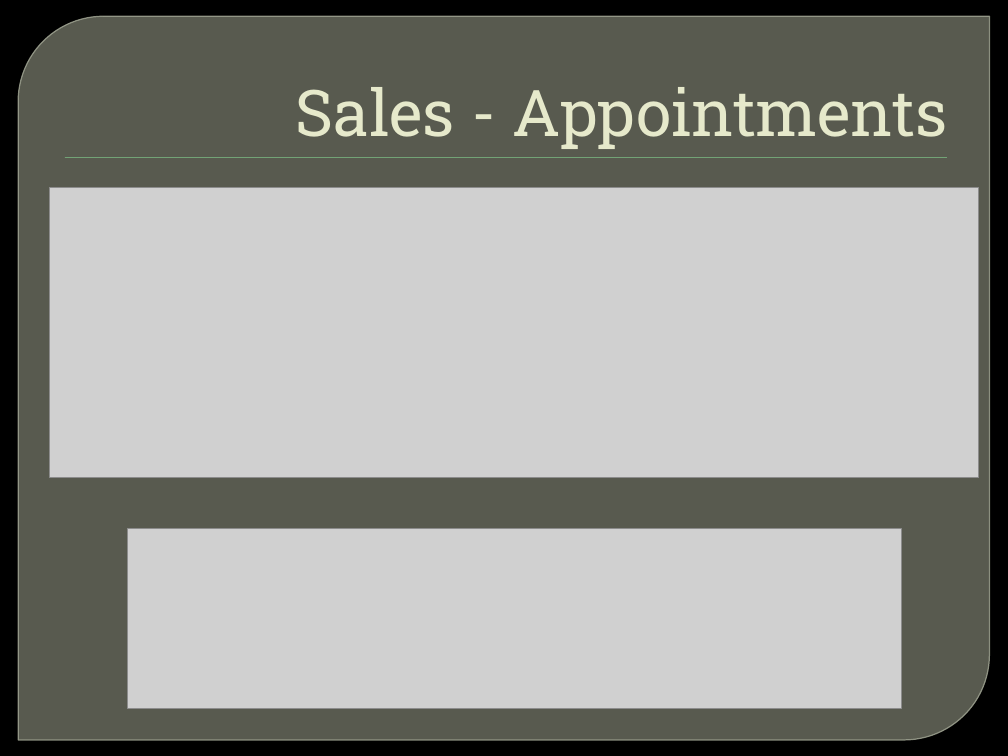
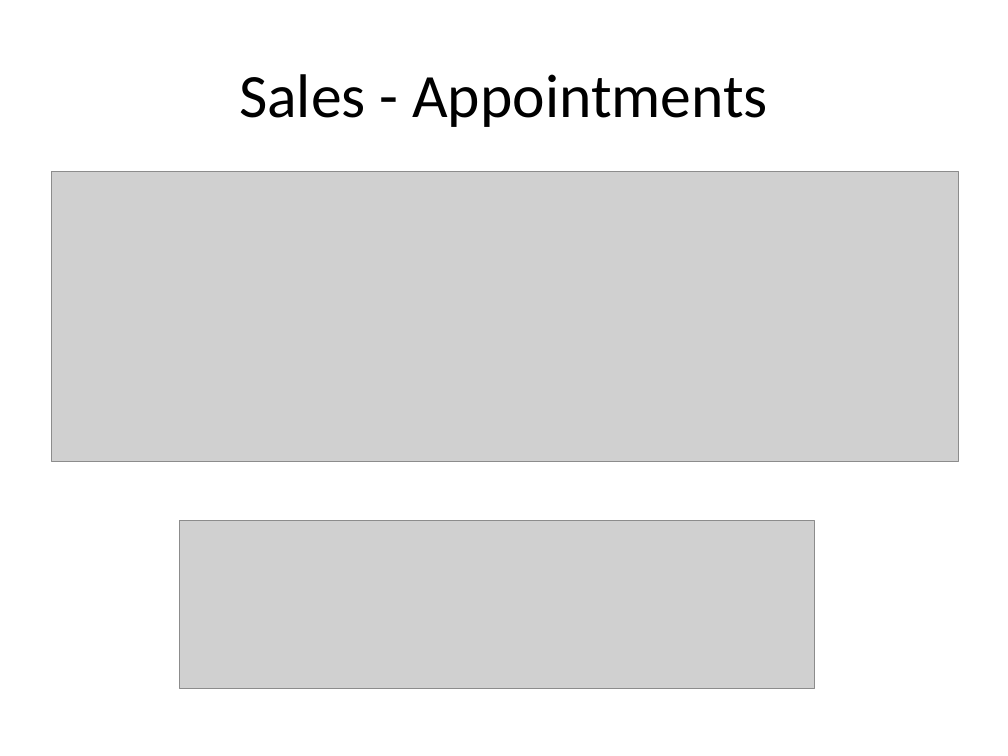
Before and after one commit to Mediagroup5/BarrocIt, a slide deck: slide 12 of barroc_Presentation.pptm. Drawn at 1008x756 pixels with LibreOffice and Linux fonts; fonts in the diff are those of the drawing; grey boxes stand for pictures; background and template pictures are left out. Boxes give left, top, right and bottom in pixels: in the first picture for what was removed or moved away, otherwise in the second. Text is boxed around its words. In the diff, an @@ line names an element or a change of style, - is before the commit and + after.

```diff
--- a/barroc_Presentation.pptm
+++ b/barroc_Presentation.pptm
@@ background picture (left out) to #FFFFFF @@
@@ round diag rect removed at [18, 16, 990, 740] @@
@@ title "Sales - Appointments" at [239, 74, 768, 127]: size 46 to 44 pt, font Roboto Slab to Calibri, text colour #E7EACB to #000000; alignment right to centre; indent changed; vertical alignment bottom to middle @@
@@ picture: place and size @@
-picture at [49, 187, 978, 478]
+picture at [51, 171, 959, 461]
@@ rectangle removed at [65, 157, 947, 158] @@
@@ picture: place and size @@
-picture at [127, 529, 901, 709]
+picture at [179, 521, 814, 688]
```
Also in this commit, not shown: 15 other slides changed, 1 slide removed.
